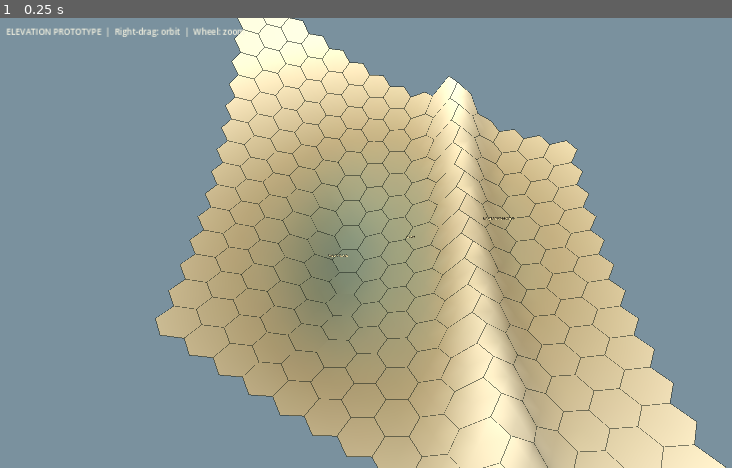
Above: before the commit, frame 1.
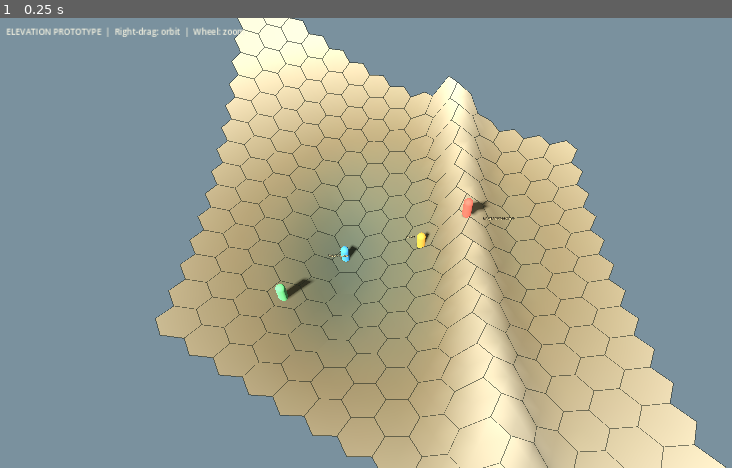
Above: after the commit, the same moment.

Repository: ScottENOC/Silverhart-Saga-3D
Game: Godot game, scene res://scenes/prototypes/terrain_elevation_prototype.tscn
Two runs of this game, one before a commit and one after it. Both use one fixed random seed, a clock stepped at 60 frames per second and the inputs below. This scene is started directly instead of the project's main scene.
Inputs:
- Up to frame 1 (0.25 s): no input

The runs differ from the first frame. In frame 1, 0.3% of the frame differs, in the area x 37-67%, y 40-63%.

Commit message:
Add grounded proxy characters to terrain prototype

Diff:
--- a/scripts/world/terrain_elevation_prototype.gd
+++ b/scripts/world/terrain_elevation_prototype.gd
@@ -2,6 +2,7 @@
 
 const TERRAIN_RENDERER = preload("res://scripts/presentation/hex_terrain_renderer.gd")
 const ORBIT_CAMERA_RIG = preload("res://scripts/presentation/orbit_camera_rig.gd")
+const TEST_CHARACTER = preload("res://scripts/presentation/terrain_test_character.gd")
 const RADIUS := 1.25
 
 func _ready() -> void:
@@ -32,6 +33,7 @@
     _add_marker("VALLEY FLOOR", Vector3(-4.5, -1.1, 0.0))
     _add_marker("SLOPE", Vector3(1.0, 1.2, 0.0))
     _add_marker("RIDGE / ESCARPMENT", Vector3(7.0, 3.2, 0.0))
+    _create_test_characters()
     _create_camera()
 
 func _height_at(x: float, z: float) -> float:
@@ -89,3 +91,20 @@
     marker.modulate = Color(0.98, 0.91, 0.68)
     marker.billboard = BaseMaterial3D.BILLBOARD_ENABLED
     add_child(marker)
+
+func _create_test_characters() -> void:
+    # These are physics-driven CharacterBody3D capsules, not decorative
+    # markers. Their feet start just above the analytic terrain surface and
+    # settle onto the same static collision mesh generated by the renderer.
+    _add_test_character("ValleyCharacter", -4.0, 0.0, Color(0.28, 0.62, 0.84), false)
+    _add_test_character("SlopeCharacter", 1.5, 0.0, Color(0.86, 0.62, 0.24), false)
+    _add_test_character("RidgeCharacter", 5.0, 0.0, Color(0.78, 0.38, 0.32), false)
+    _add_test_character("RidgeWalker", -8.0, 4.5, Color(0.40, 0.76, 0.48), true)
+
+func _add_test_character(actor_name: String, x: float, z: float, tint: Color, walking: bool) -> void:
+    var actor: CharacterBody3D = TEST_CHARACTER.new()
+    actor.name = actor_name
+    actor.tint = tint
+    actor.walks_across_ridge = walking
+    actor.position = Vector3(x, _height_at(x, z) + 0.08, z)
+    add_child(actor)
